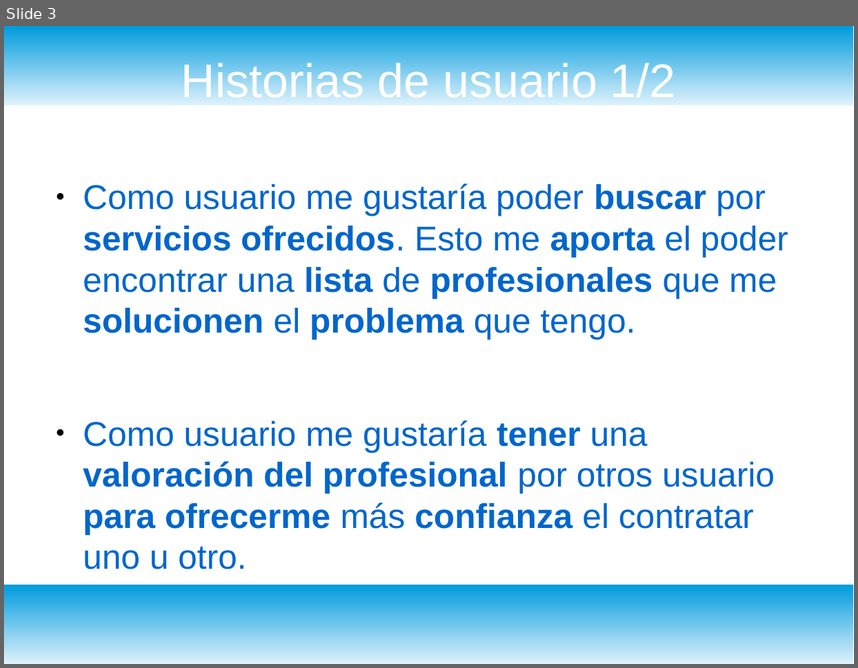
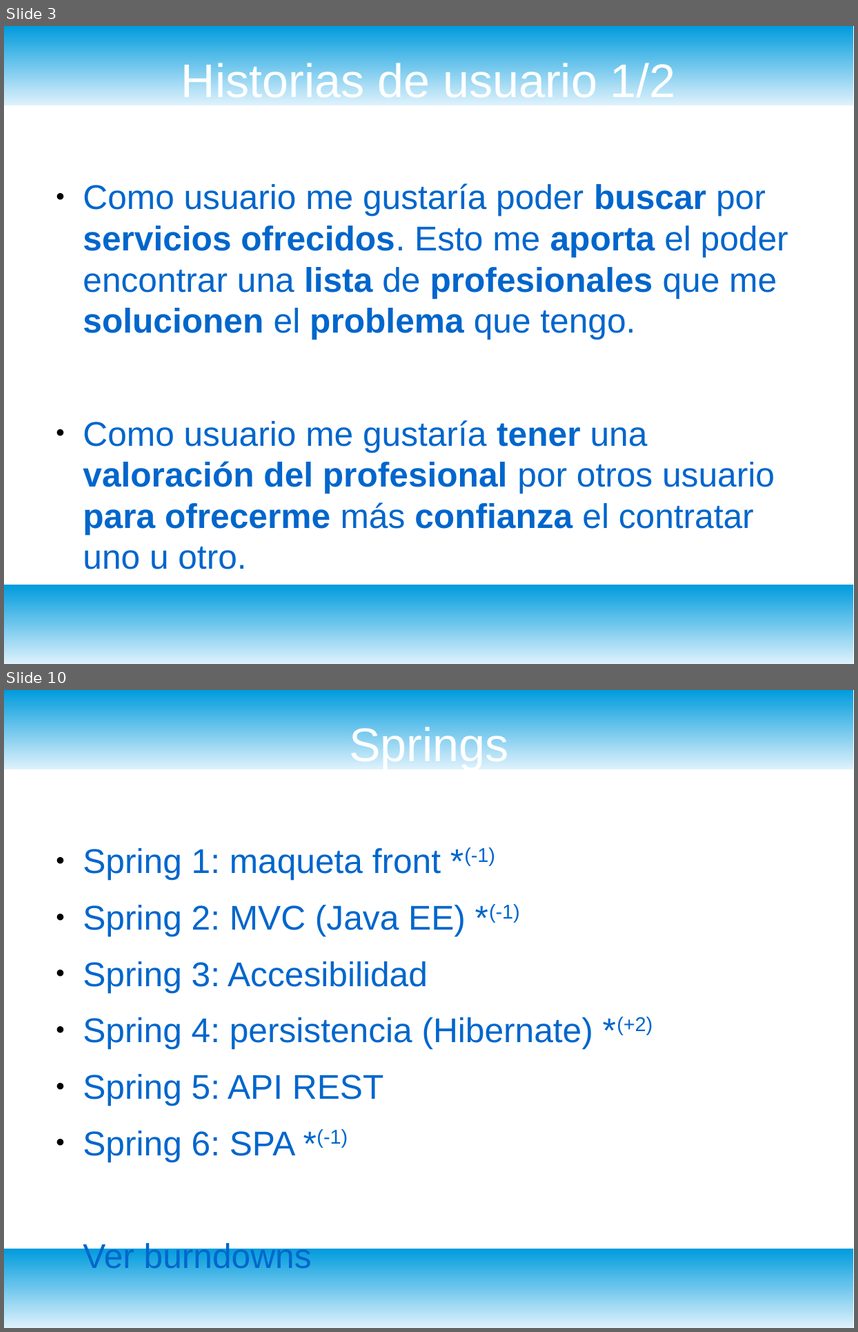
Before and after one commit to bugtamer/WorkerApp2, a slide deck: doc/presentación.odp. Shown one above the other, each under a label of ours: slide 3 before the commit, slides 3 and 10 after it; the slides between them are not shown. The pictures are 858x668 and 858x1332 pixels, drawn with LibreOffice and Linux fonts; fonts in the diff are those of the drawing. Boxes give left, top, right and bottom in pixels: in the first picture for what was removed or moved away, otherwise in the second. Text is boxed around its words. In the diff, an @@ line names an element or a change of style, - is before the commit and + after.

```diff
--- a/doc/presentación.odp
+++ b/doc/presentación.odp
@@ slide 10 added at (4,690,854,1328), background #FFFFFF; not listed: 2 template elements that a slide beside it also shows @@
@@ title added at (349,723,508,769), 44 pt, text #FFFFFF @@
+Springs
@@ text added at (83,847,653,1161), 32 pt, text #0066CC @@
+● Spring 1: maqueta front *(-1)
+● Spring 2: MVC (Java EE) *(-1)
+● Spring 3: Accesibilidad
+● Spring 4: persistencia (Hibernate) *(+2)
+● Spring 5: API REST
+● Spring 6: SPA *(-1)
+Ver burndowns
```
Also in this commit, not shown: 2 slides changed, 6 other slides added, 18 other files.
